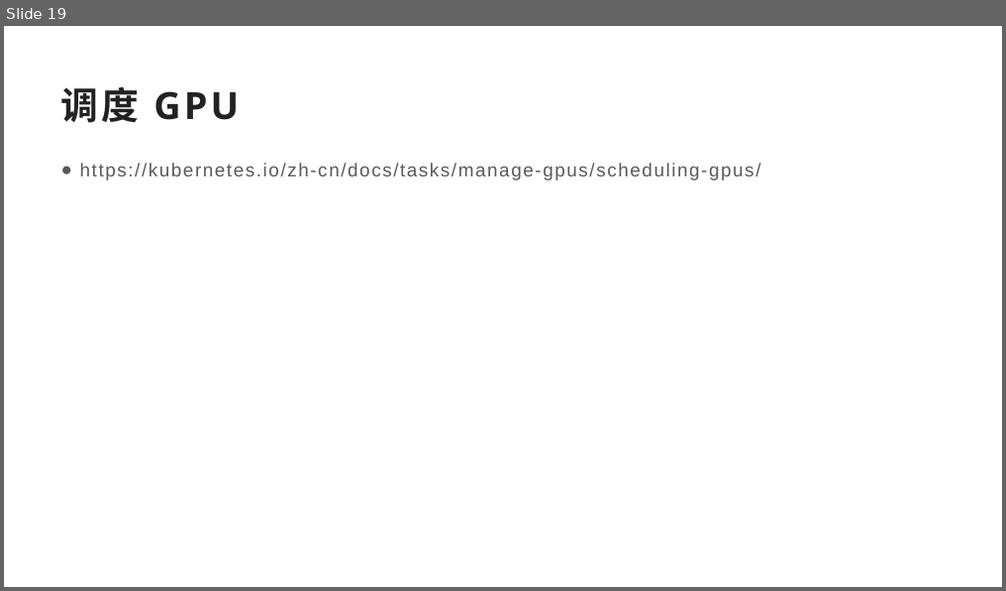
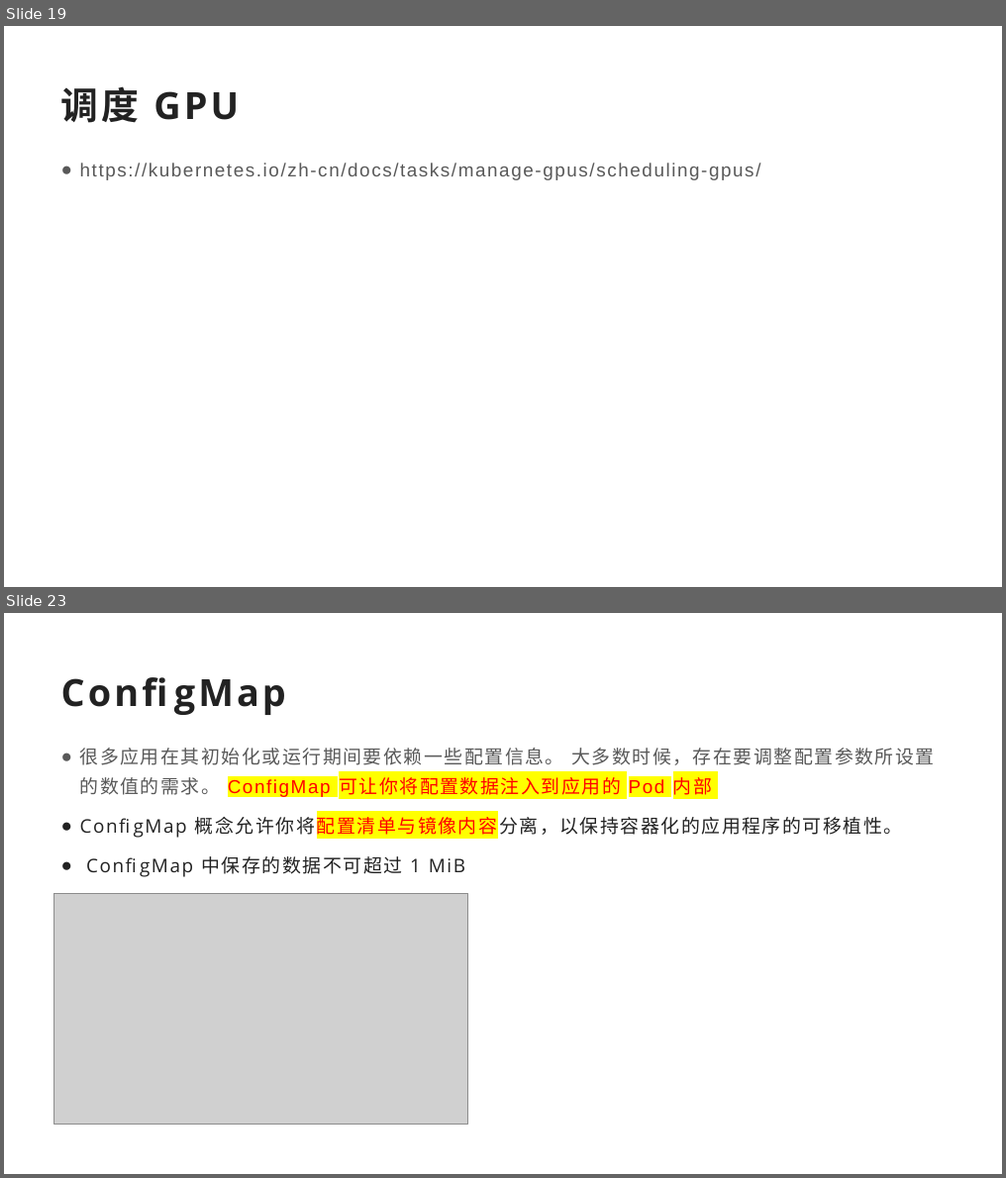
Before and after one commit to myverse/hazelcast-learn, a slide deck: K8S-0413.pptx. Shown one above the other, each under a label of ours: slide 19 before the commit, slides 19 and 23 after it; the slides between them are not shown. The pictures are 1006x591 and 1006x1178 pixels, drawn with LibreOffice and Linux fonts; fonts in the diff are those of the drawing; grey boxes stand for pictures. Boxes give left, top, right and bottom in pixels: in the first picture for what was removed or moved away, otherwise in the second. Text is boxed around its words. In the diff, an @@ line names an element or a change of style, - is before the commit and + after.

```diff
--- a/K8S-0413.pptx
+++ b/K8S-0413.pptx
@@ slide 23 added at bbox=[4, 613, 1002, 1174], background #FFFFFF @@
@@ title added at bbox=[54, 663, 952, 721], 36 pt, text #222222, bold @@
+ConfigMap
@@ text added at bbox=[80, 748, 935, 874], 18 pt, text #222222 @@
+● 很多应用在其初始化或运行期间要依赖一些配置信息。 大多数时候，存在要调整配置参数所设置的数值的需求。 ConfigMap 可让你将配置数据注入到应用的 Pod 内部
+● ConfigMap 概念允许你将配置清单与镜像内容分离，以保持容器化的应用程序的可移植性。
+● ConfigMap 中保存的数据不可超过 1 MiB
@@ picture added at bbox=[54, 894, 468, 1124] @@
```
Also in this commit, not shown: 6 other slides added.
